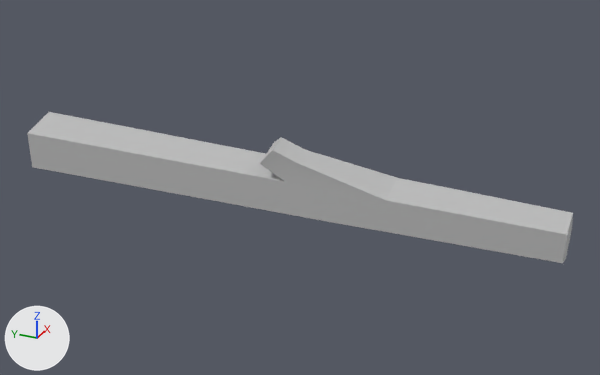
What one commit did to the FBX model Assets/XSBD/Art/TeamJang/ThickLog.fbx.
Before and after are seen from a camera (50 mm lens) standing at (-0.288, -0.141, 0.144) and looking at (0.002, -0.011, -0.001). The axes (+X, +Y, +Z) are drawn at lower left. The lights are the same throughout. Where no turn or scale is listed for an object, it has been applied to the vertices.

The older version as bpy lines, for what is in view:
```python
me_mesh = bpy.data.meshes.new('Mesh')
me_mesh.from_pydata(...)  # 23 vertices, 24 faces; spans x -0.013..0.013, y -0.12..0.12, z -0.018..0.018
me_mesh.materials.append(mat_lambert1)  # grey #bcbcbc
# before: 19 (0.0, 0.001, 0.014) at pixel (274, 142), 20 (-0.013, 0.001, 0.009) at pixel (259, 163), 21 (-0.012, -0.005, 0.016) at pixel (272, 150), 22 (-0.004, -0.005, 0.018) at pixel (281, 137)
ob_pcylinder1 = bpy.data.objects.new('pCylinder1', me_mesh)
ob_pcylinder1.location = (0.0, 0.0, 0.0047)
```
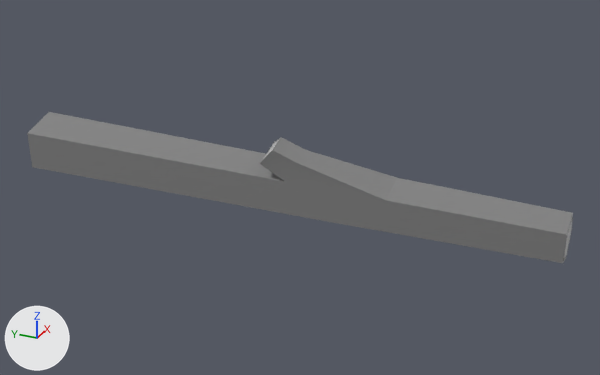
The newer file is also turned or shifted as a whole; pictures and numbers use the older file's frame.

What changed in the scene script:
```text
Add mat_lambert2:
    mat_lambert2 = principled_material('lambert2')
    mat_lambert2.base_color = (0.216, 0.216, 0.216)  # grey #808080
Change me_mesh:
    used by ob_pcylinder1; location = (0.0, 0.0, 0.0047)
    verts and faces of me_mesh; kept vertices keep their numbers, new ones are numbered from 23
    remove me_mesh.from_pydata(...)  # 23 vertices, 24 faces; spans x -0.013..0.013, y -0.12..0.12, z -0.018..0.018
    add me_mesh.from_pydata(...)  # 37 vertices, 38 faces; spans x -0.013..0.013, y -0.12..0.12, z -0.018..0.018
    me_mesh part 1
    3 faces are deleted
    5 vertices are added at (-0.007, -0.12, -0.009), (-0.007, -0.12, 0.0), (0.002, -0.12, -0.012), (0.002, -0.12, 0.003), (0.007, -0.12, -0.005)
    3 new faces join them, mat_lambert1 (grey #bcbcbc)
    5 new faces join them, mat_lambert2 (grey #808080)
    me_mesh part 2
    add delete_faces([(19, 20, 21, 22)])
    add verts[33] = (-0.001, 0.0, 0.014)  # pixel (273, 143)
    add verts[34] = (-0.012, 0.0, 0.01)  # pixel (262, 160)
    add verts[35] = (-0.011, -0.004, 0.015)  # pixel (272, 149)
    add verts[36] = (-0.005, -0.004, 0.017)  # pixel (279, 139)
    add faces += [(33, 34, 35, 36)]  # mat_lambert1 (grey #bcbcbc)
    add faces += [(19, 20, 34, 33), (20, 21, 35, 34), (21, 22, 36, 35), (19, 33, 36, 22)]  # mat_lambert2 (grey #808080)
    me_mesh part 3: 17 faces spanning x -0.013..0.013, y -0.12..0.12, z -0.018..0.018 switch from mat_lambert1 (grey #bcbcbc) to mat_lambert2 (grey #808080)
```

What differs and where, as boxes (x1, y1, x2, y2) in the pictures (600 x 375 px):
part 1 of me_mesh, built on
    both: (563, 215, 573, 262)
part 2 of me_mesh, built on
    both: (260, 138, 280, 163)
part 3 of me_mesh, recoloured
    both: (27, 112, 573, 263)
